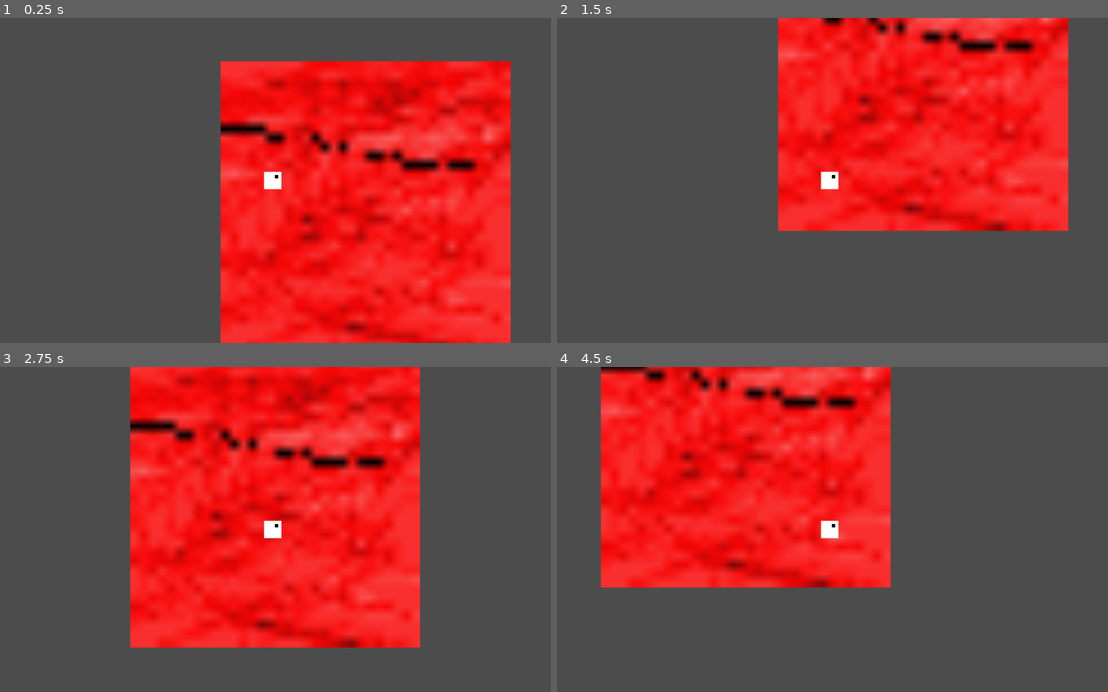
Above: before the commit, frames 1-4 (two rows, left to right).
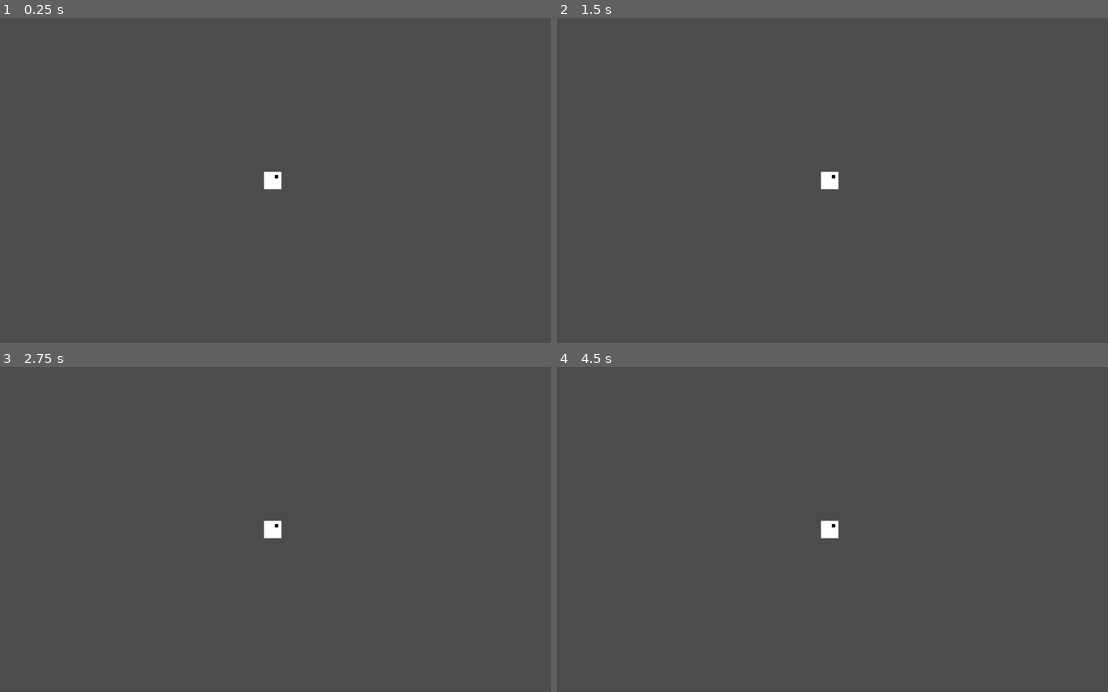
Above: after the commit, the same moments.

Repository: jonot-cyber/brackeys-game-jam-game-that-i-am-doing
Game: Godot game, scene res://Scenes/Test.tscn
The game is run twice, just before and just after one commit, with the same random seed, the same clock (stepped at 60 frames per second) and the same inputs.
Inputs (mouse positions are in pixels of both pictures, inside the frame that each line leads up to):
- Up to frame 1 (0.25 s): no input
- Up to frame 2 (1.5 s): move the mouse to (953, 164) at 0.52 s; click (953, 164) at 0.67 s; tap Enter at 1.25 s; drag from (716, 196) to (799, 245) at 1.27 s
- Up to frame 3 (2.75 s): tap Space at 2 s; move the mouse to (330, 458) at 2.02 s; click (330, 458) at 2.17 s
- Up to frame 4 (4.5 s): drag from (799, 594) to (661, 480) at 2.77 s; move the mouse to (997, 578) at 3.52 s; click (997, 578) at 3.67 s; tap Enter at 4.25 s; drag from (661, 480) to (744, 448) at 4.27 s

The runs differ from the first frame. In frame 1, 46% of the frame differs, in the area x 40-93%, y 13-100%; in frame 2, 34%; in frame 3, 45%; in frame 4, 36%.

Commit message:
Added tilemap

Diff:
--- a/Scenes/Test.tscn
+++ b/Scenes/Test.tscn
@@ -1,10 +1,11 @@
 [gd_scene load_steps=5 format=2]
 
 [ext_resource path="res://Scripts/Main.gd" type="Script" id=1]
-[ext_resource path="res://nnn.png" type="Texture" id=2]
-[ext_resource path="res://Scenes/Objects/Player.tscn" type="PackedScene" id=3]
+[ext_resource path="res://Scenes/Objects/Player.tscn" type="PackedScene" id=2]
 
 [sub_resource type="RectangleShape2D" id=1]
+
+[sub_resource type="TileSet" id=2]
 
 [node name="Node2D" type="Node2D"]
 script = ExtResource( 1 )
@@ -16,12 +17,10 @@
 scale = Vector2( 251.944, -7.92956 )
 shape = SubResource( 1 )
 
-[node name="nnn" type="Sprite" parent="."]
-position = Vector2( 522.342, 192.193 )
-scale = Vector2( 50, 50 )
-texture = ExtResource( 2 )
-
-[node name="Player" parent="." instance=ExtResource( 3 )]
+[node name="Player" parent="." instance=ExtResource( 2 )]
 
 [node name="Spawn" type="Position2D" parent="."]
 position = Vector2( 9, 0 )
+
+[node name="TileMap" type="TileMap" parent="."]
+tile_set = SubResource( 2 )
--- a/Scripts/PlayerController.gd
+++ b/Scripts/PlayerController.gd
@@ -1,13 +1,12 @@
 extends KinematicBody2D
 
-var direction = Vector2(0,0)
+var direction      : Vector2 = Vector2(0,0)
 
 export var speed   : float = 5
 export var gravity : float = .1
 
-onready var camera = get_node("Camera")
+onready var camera : Camera2D = get_node("Camera")
 
-var mousePosition
 var dragState
 
 func _ready():
